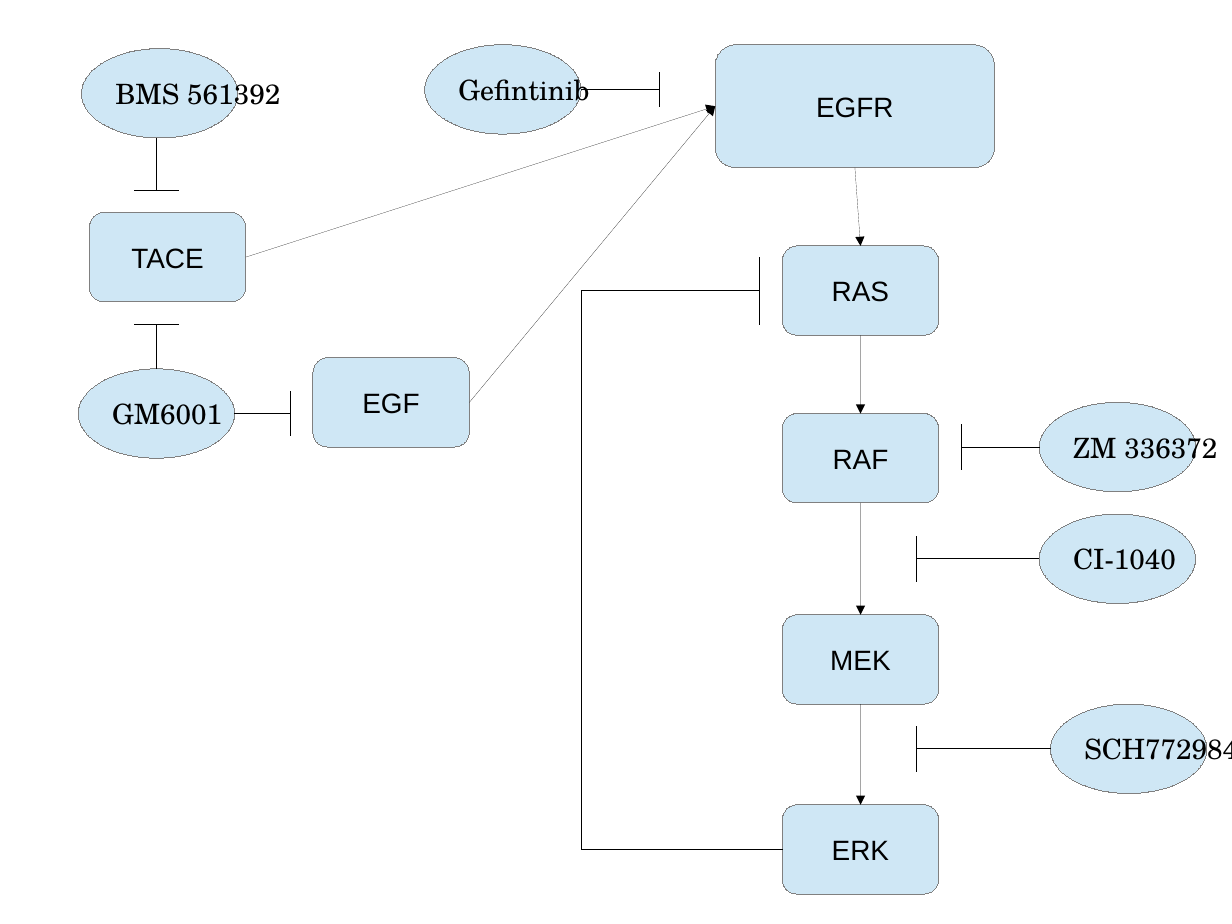
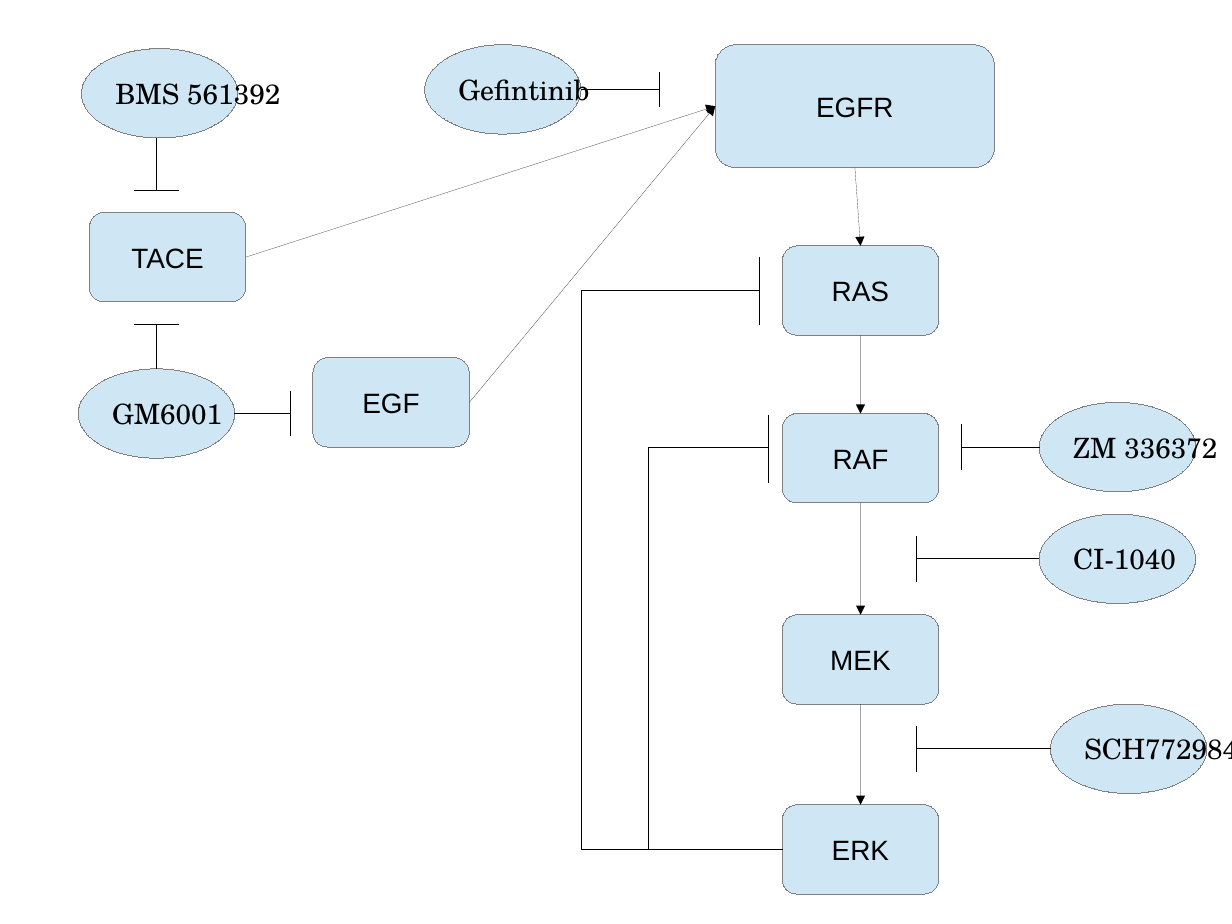
Before and after one commit to mortonjt/IQ_bio_project, a slide deck: slide 1 of model diagram.odp. Drawn at 1232x924 pixels with LibreOffice and Linux fonts; fonts in the diff are those of the drawing. Boxes give left, top, right and bottom in pixels: in the first picture for what was removed or moved away, otherwise in the second. Text is boxed around its words. In the diff, an @@ line names an element or a change of style, - is before the commit and + after.

```diff
--- a/model diagram.odp
+++ b/model diagram.odp
@@ line added from (769, 416) to (769, 483), #000000 0 pt @@
@@ freeform shape added at (648,447,783,850), outline #000000 0 pt @@
```
Also in this commit, not shown: 2 other files.
